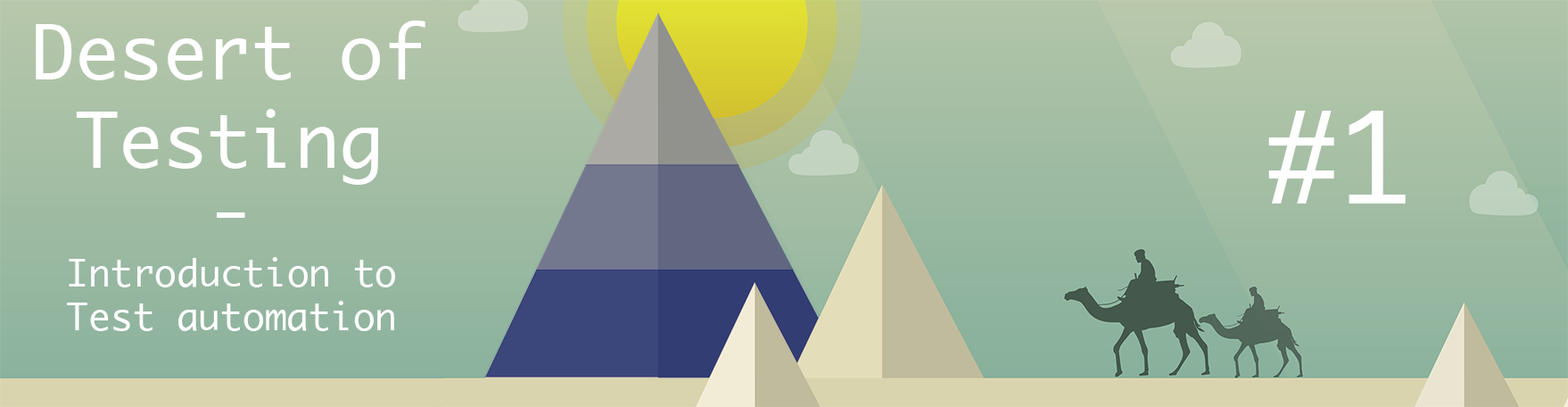
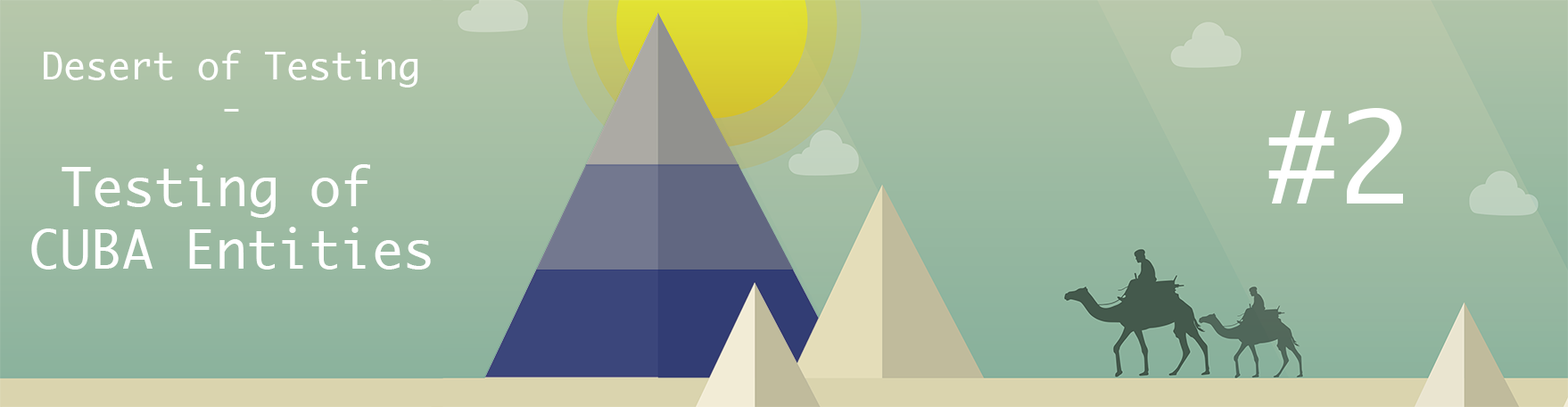
Layered file, before and after one edit (1568 × 407). Changes by layer:
renamed "Introduction to Test automation" to "Testing of CUBA Entities", painted on it over [31, 164, 431, 331]
painted on "-" over [216, 108, 246, 218]
painted on "Desert of Testing" over [35, 20, 426, 185]
renamed "#1" to "#2", painted on it over [1346, 107, 1406, 204]
